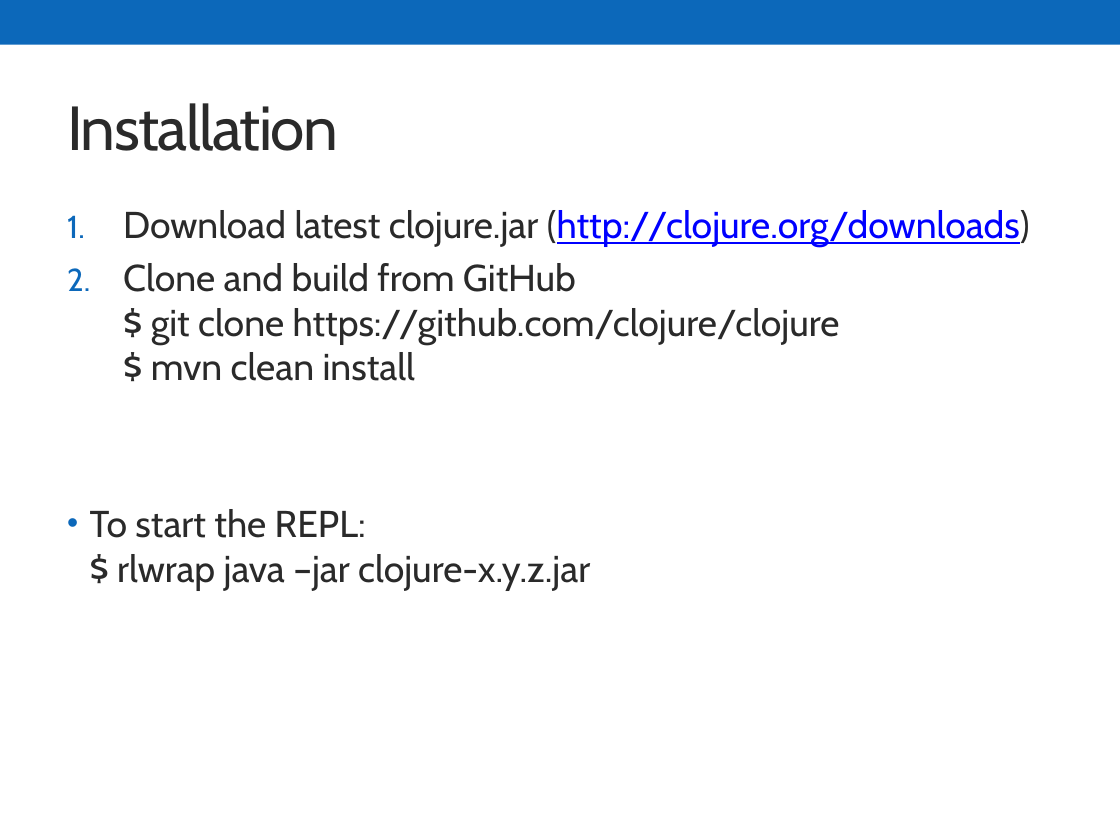
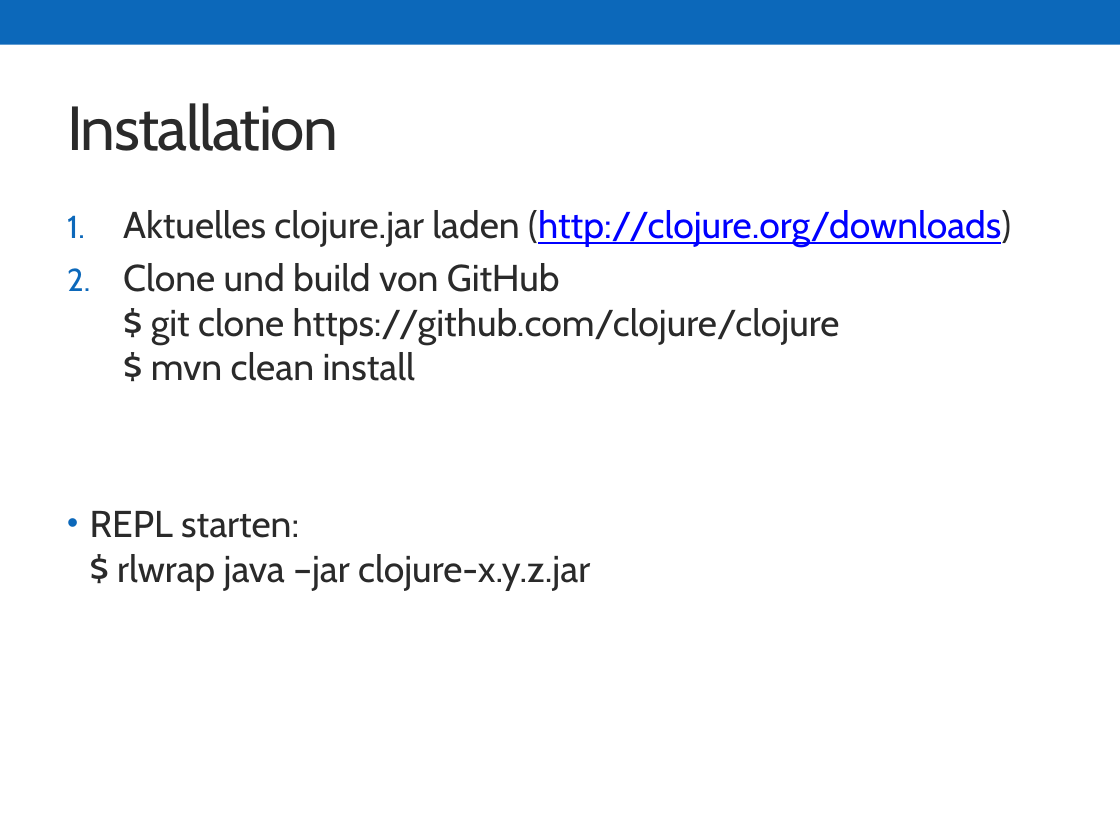
Before and after one commit to skonair/presentations, a slide deck: slide 19 of jugbi-fp-20141119/20141119_FP.pptx (slide 18 before the commit). Drawn at 1120x840 pixels with LibreOffice and Linux fonts; fonts in the diff are those of the drawing. Boxes give left, top, right and bottom in pixels: in the first picture for what was removed or moved away, otherwise in the second. Text is boxed around its words. In the diff, an @@ line names an element or a change of style, - is before the commit and + after.

Commit message:
minor changes

```diff
--- a/jugbi-fp-20141119/20141119_FP.pptx
+++ b/jugbi-fp-20141119/20141119_FP.pptx
@@ text at [90, 210, 1011, 590]: text changed @@
-1. Download latest clojure.jar (http://clojure.org/downloads)
-2. Clone and build from GitHub
-   $ git clone https://github.com/clojure/clojure
-   $ mvn clean install
-• To start the REPL:
-  $ rlwrap java –jar clojure-x.y.z.jar
+1. Aktuelles clojure.jar laden (http://clojure.org/downloads)
+2. Clone und build von GitHub
+   $ git clone https://github.com/clojure/clojure
+   $ mvn clean install
+• REPL starten:
+  $ rlwrap java –jar clojure-x.y.z.jar
```
Also in this commit, not shown: 4 other slides changed, 3 slides added, 1 slide removed.
